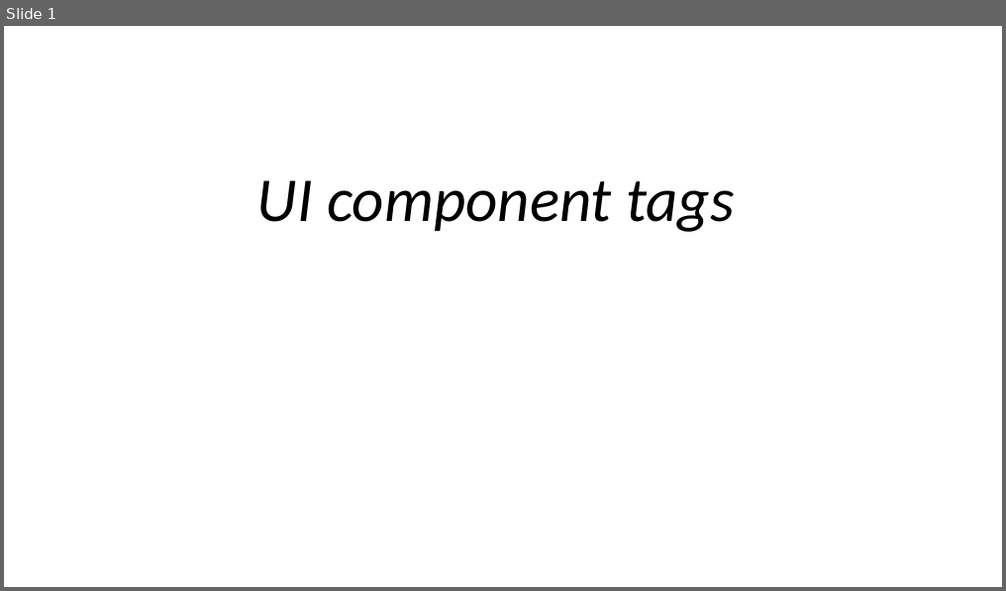
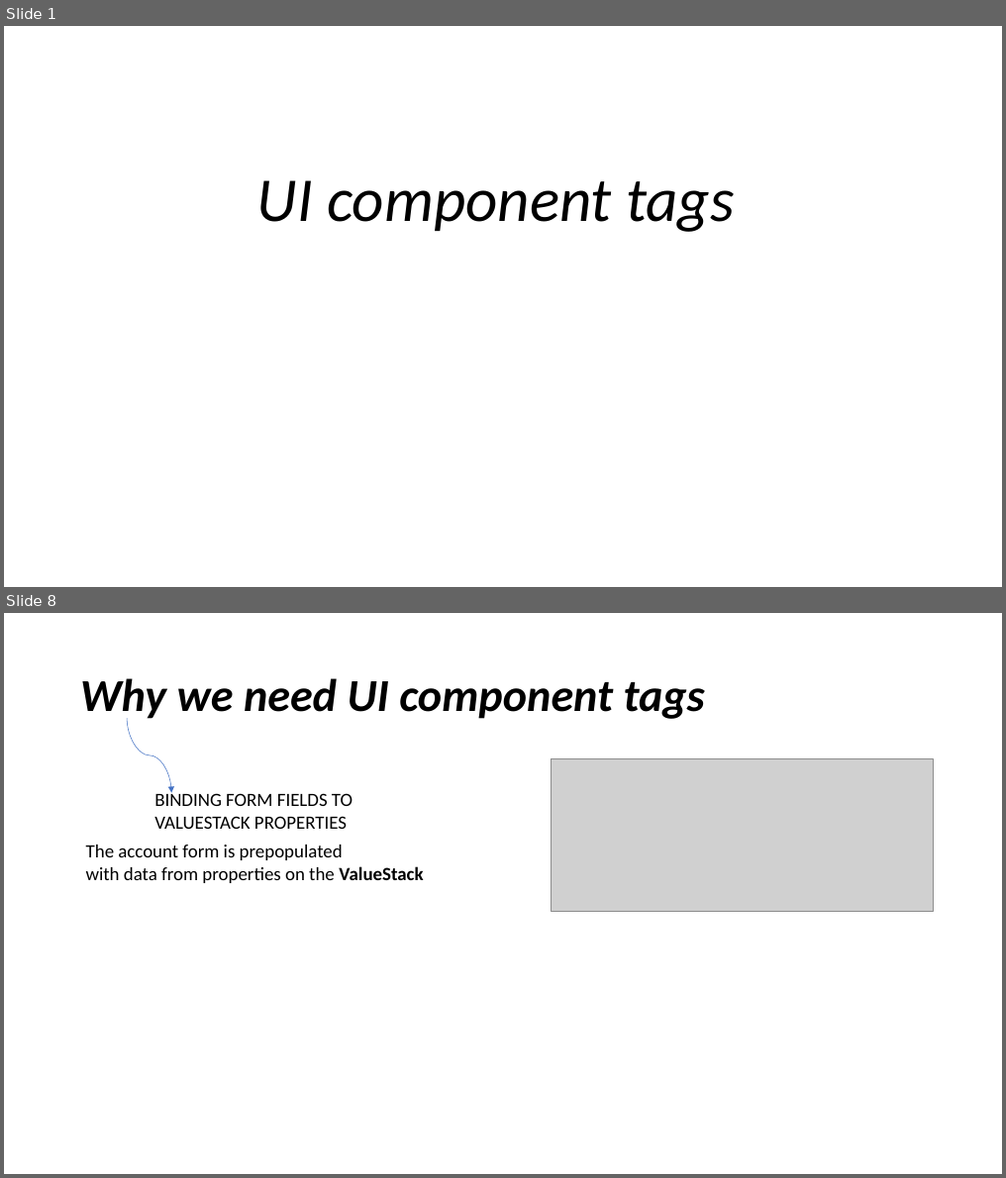
Before and after one commit to KernelDang/JEE, a slide deck: Seminar/UI component tags.pptx. Shown one above the other, each under a label of ours: slide 1 before the commit, slides 1 and 8 after it; the slides between them are not shown. The pictures are 1006x591 and 1006x1178 pixels, drawn with LibreOffice and Linux fonts; fonts in the diff are those of the drawing; grey boxes stand for pictures; background and template pictures are left out. Boxes give left, top, right and bottom in pixels: in the first picture for what was removed or moved away, otherwise in the second. Text is boxed around its words. In the diff, an @@ line names an element or a change of style, - is before the commit and + after.

```diff
--- a/Seminar/UI component tags.pptx
+++ b/Seminar/UI component tags.pptx
@@ slide 8 added at (4, 613, 1002, 1174), background #FFFFFF @@
@@ title added at (80, 678, 705, 723), 44 pt, text #000000, bold, italic @@
+Why we need UI component tags
@@ curved arrow added from (127, 718) to (171, 792), #4472C4 0.5 pt @@
@@ picture added at (551, 760, 934, 912) @@
@@ text added at (154, 791, 352, 829), 18 pt, text #000000 @@
+    BINDING FORM FIELDS TO VALUESTACK PROPERTIES
@@ text added at (86, 845, 423, 883), 18 pt, text #000000 @@
+The account form is prepopulated
+with data from properties on the ValueStack
```
Also in this commit, not shown: 1 slide changed, 9 other slides added.
